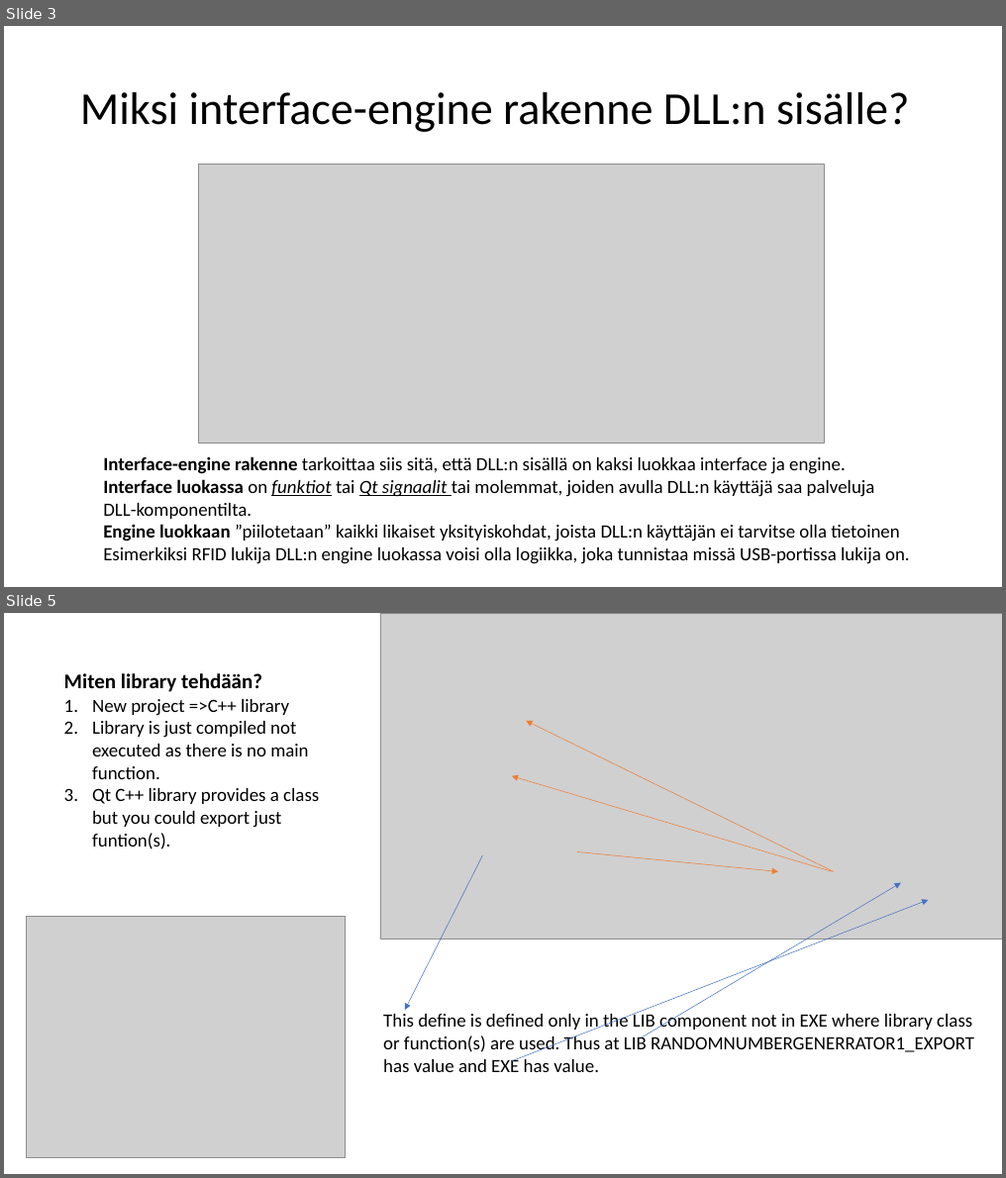
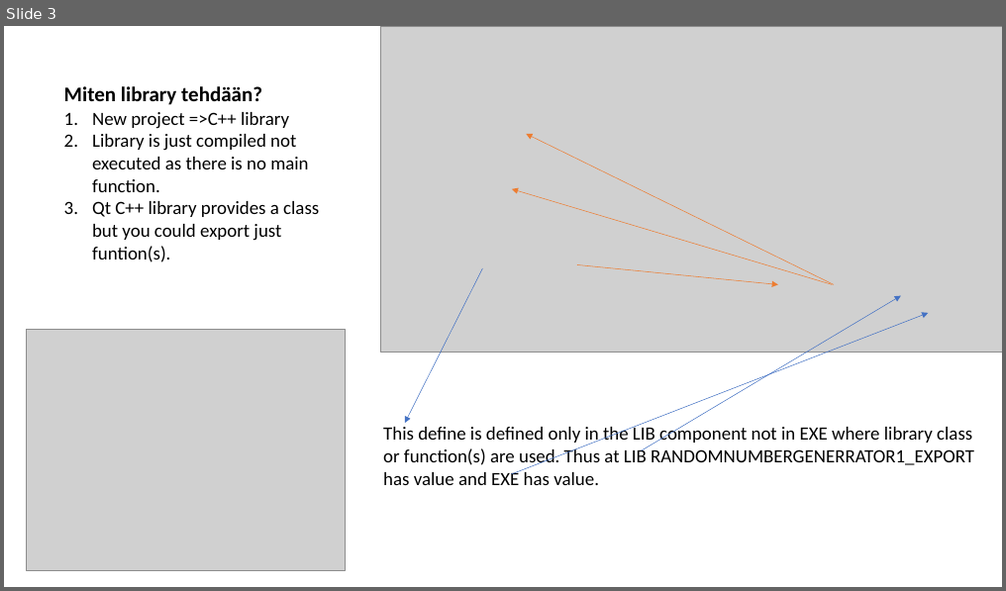
Before and after one commit to kajyrkka/Olio-kevat2025, a slide deck: QtOsa2/dll_exe_kevat2025.pptx. Shown one above the other, each under a label of ours: slides 3 and 5 before the commit, slide 3 after it; the slides between them are not shown. The pictures are 1006x1178 and 1006x591 pixels, drawn with LibreOffice and Linux fonts; fonts in the diff are those of the drawing; grey boxes stand for pictures. Boxes give left, top, right and bottom in pixels: in the first picture for what was removed or moved away, otherwise in the second. Text is boxed around its words. In the diff, an @@ line names an element or a change of style, - is before the commit and + after.

```diff
--- a/QtOsa2/dll_exe_kevat2025.pptx
+++ b/QtOsa2/dll_exe_kevat2025.pptx
@@ slide 3 removed at (4,26,1002,587), background #FFFFFF @@
@@ title removed at (80,92,909,132) @@
-Miksi interface-engine rakenne DLL:n sisälle?
@@ picture removed at (199,165,824,443) @@
@@ text removed at (103,457,910,565) @@
-Interface-engine rakenne tarkoittaa siis sitä, että DLL:n sisällä on kaksi luokkaa interface ja engine.
-Interface luokassa on funktiot tai Qt signaalit tai molemmat, joiden avulla DLL:n käyttäjä saa palveluja
-DLL-komponentilta.
-Engine luokkaan ”piilotetaan” kaikki likaiset yksityiskohdat, joista DLL:n käyttäjän ei tarvitse olla tietoinen
-Esimerkiksi RFID lukija DLL:n engine luokassa voisi olla logiikka, joka tunnistaa missä USB-portissa lukija on.
@@ what was slide 5 is now slide 3 @@
```
Also in this commit, not shown: 2 slides changed, 2 slides added, 2 other slides removed, 2 other files.
